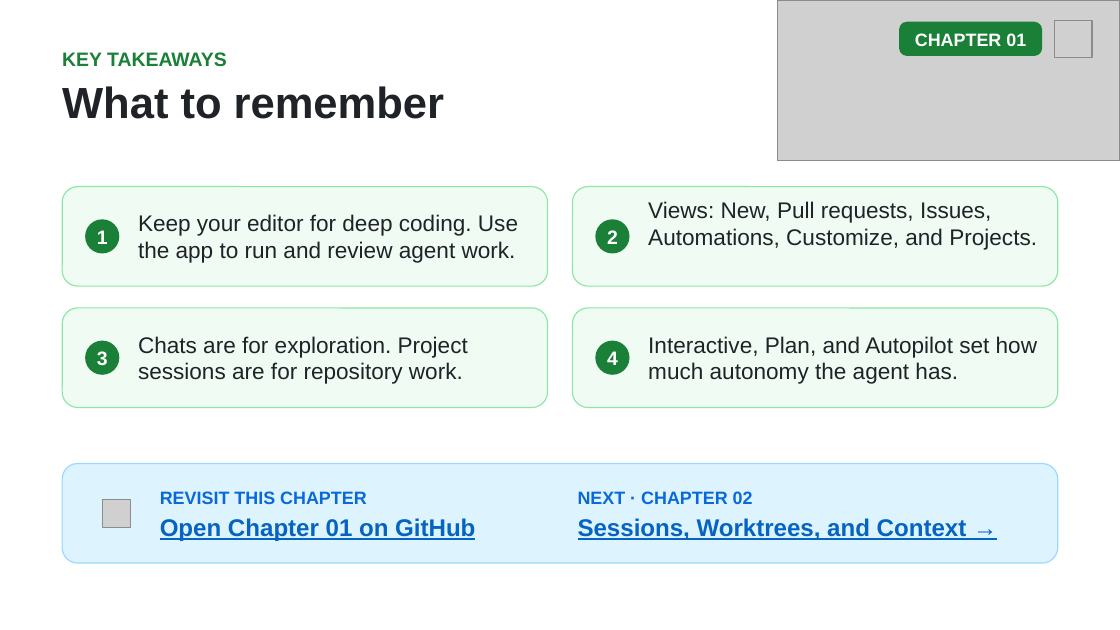
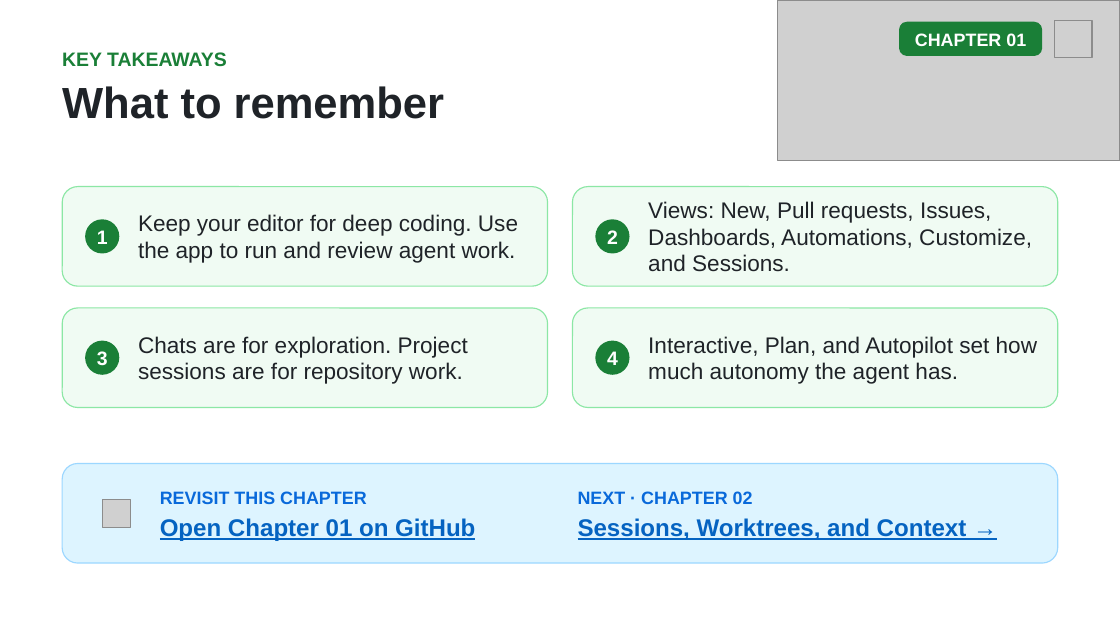
Before and after one commit to github/copilot-app-for-beginners, a slide deck: slide 16 of slides/01-tour-the-app.pptx. Drawn at 1120x630 pixels with LibreOffice and Linux fonts; fonts in the diff are those of the drawing; grey boxes stand for pictures. Boxes give left, top, right and bottom in pixels: in the first picture for what was removed or moved away, otherwise in the second. Text is boxed around its words. In the diff, an @@ line names an element or a change of style, - is before the commit and + after.

```diff
--- a/slides/01-tour-the-app.pptx
+++ b/slides/01-tour-the-app.pptx
@@ text at bbox=[648, 201, 1032, 272]: text changed @@
-Views: New, Pull requests, Issues, Automations, Customize, and Projects.
+Views: New, Pull requests, Issues, Dashboards, Automations, Customize, and Sessions.
```
Also in this commit, not shown: 2 other slides changed, 7 other files.
